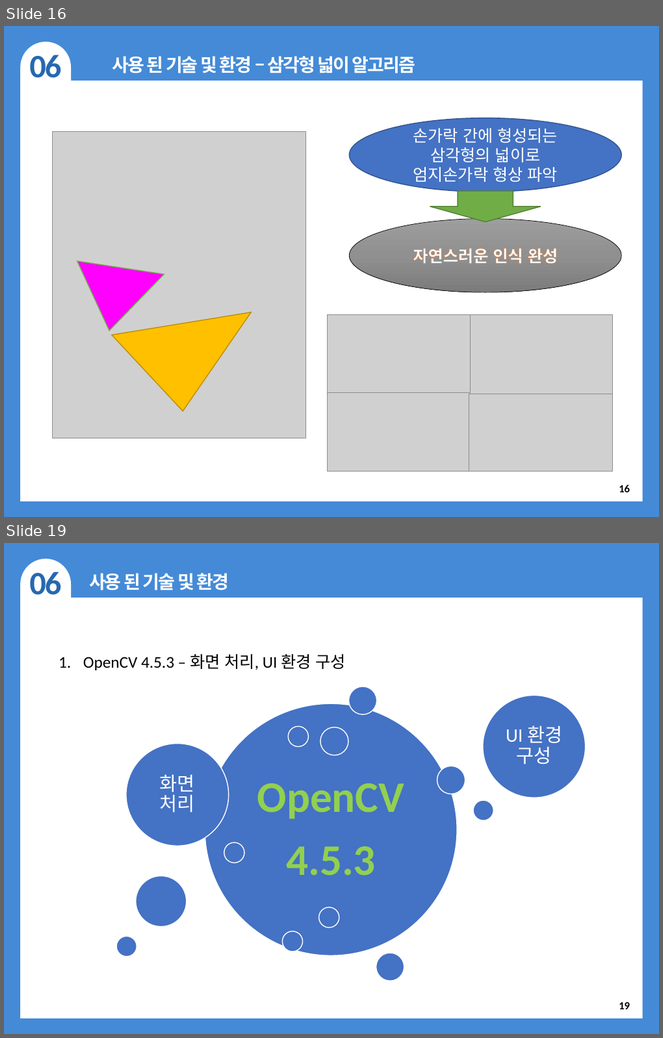
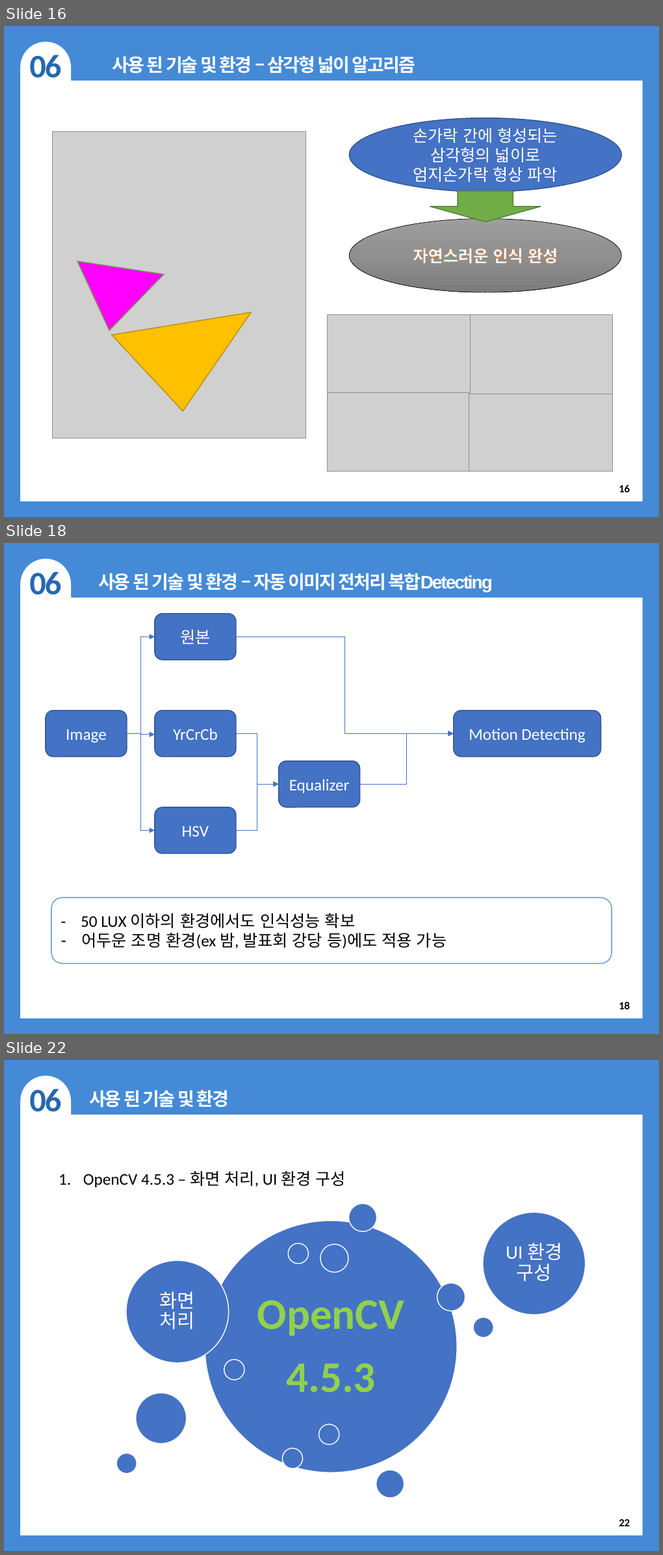
Before and after one commit to ijhan21/RAPA_1st_project, a slide deck: 프로젝트성과보고서_편리한UI.pptx. Shown one above the other, each under a label of ours: slides 16 and 19 before the commit, slides 16, 18 and 22 after it; the slides between them are not shown. The pictures are 663x1038 and 663x1555 pixels, drawn with LibreOffice and Linux fonts; fonts in the diff are those of the drawing; grey boxes stand for pictures; background and template pictures are left out. Boxes give left, top, right and bottom in pixels: in the first picture for what was removed or moved away, otherwise in the second. Text is boxed around its words. In the diff, an @@ line names an element or a change of style, - is before the commit and + after.

```diff
--- a/프로젝트성과보고서_편리한UI.pptx
+++ b/프로젝트성과보고서_편리한UI.pptx
@@ slide 18 added at box(4, 543, 659, 1034), background #FFFFFF; not listed: 3 template elements that a slide beside it also shows @@
@@ text added at box(29, 572, 61, 595), 36 pt, text #2668B0, bold @@
+06
@@ text added at box(98, 573, 493, 592), 20 pt, text #FFFFFF, bold @@
+사용 된 기술 및 환경 – 자동 이미지 전처리 복합Detecting
@@ rounded rectangle added at box(155, 614, 236, 660), fill #4472C4, outline #325491 1 pt, 18 pt, text #FFFFFF @@
+원본
@@ elbow arrow added from (128, 733) to (155, 637), #4472C4 0.5 pt @@
@@ elbow arrow added from (236, 637) to (453, 733), #4472C4 0.5 pt @@
@@ rounded rectangle added at box(46, 711, 126, 757), fill #4472C4, outline #325491 1 pt, 18 pt, text #FFFFFF @@
+Image
@@ rounded rectangle added at box(155, 711, 236, 757), fill #4472C4, outline #325491 1 pt, 18 pt, text #FFFFFF @@
+YrCrCb
@@ rounded rectangle added at box(453, 711, 601, 757), fill #4472C4, outline #325491 1 pt, 18 pt, text #FFFFFF @@
+Motion Detecting
@@ elbow arrow added from (128, 733) to (155, 734), #4472C4 0.5 pt @@
@@ elbow arrow added from (128, 733) to (155, 831), #4472C4 0.5 pt @@
@@ elbow arrow added from (236, 733) to (278, 784), #4472C4 0.5 pt @@
@@ elbow arrow added from (360, 784) to (453, 733), #4472C4 0.5 pt @@
@@ rounded rectangle added at box(278, 761, 360, 808), fill #4472C4, outline #325491 1 pt, 18 pt, text #FFFFFF @@
+Equalizer
@@ elbow arrow added from (236, 831) to (278, 784), #4472C4 0.5 pt @@
@@ rounded rectangle added at box(155, 808, 236, 854), fill #4472C4, outline #325491 1 pt, 18 pt, text #FFFFFF @@
+HSV
@@ rounded rectangle added at box(51, 898, 611, 964), fill #FFFFFF, outline #5B9BD5 1 pt, 18 pt, text #000000 @@
+- 50 LUX 이하의 환경에서도 인식성능 확보
+– 어두운 조명 환경(ex 밤, 발표회 강당 등)에도 적용 가능
@@ page number added at box(619, 1002, 630, 1010), 12 pt, text #000000, bold @@
+18
@@ what was slide 19 is now slide 22 @@
@@ page number at box(619, 1520, 630, 1527): text changed @@
-19
+22
```
Also in this commit, not shown: 3 slides changed, 2 other slides added, 1 slide removed.
